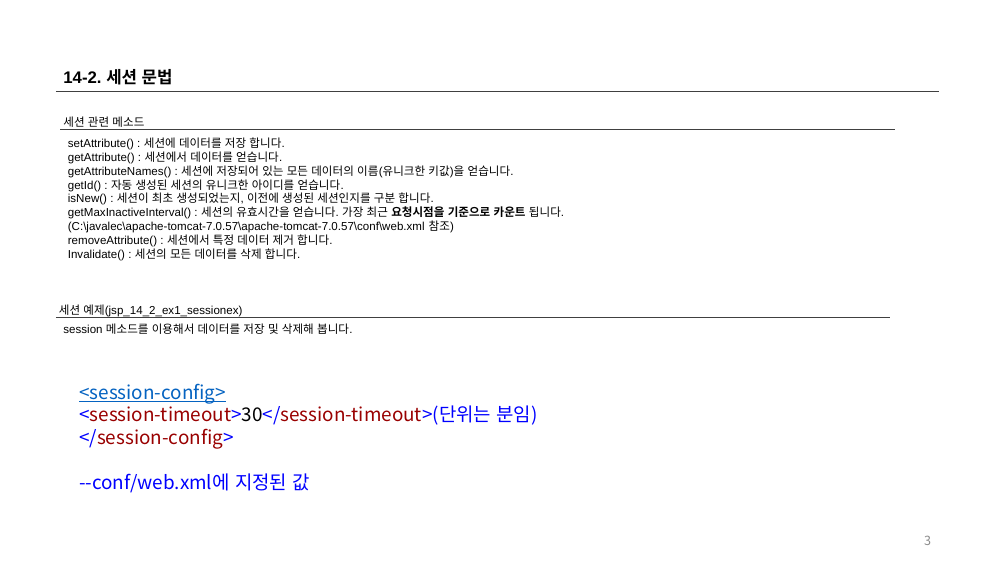
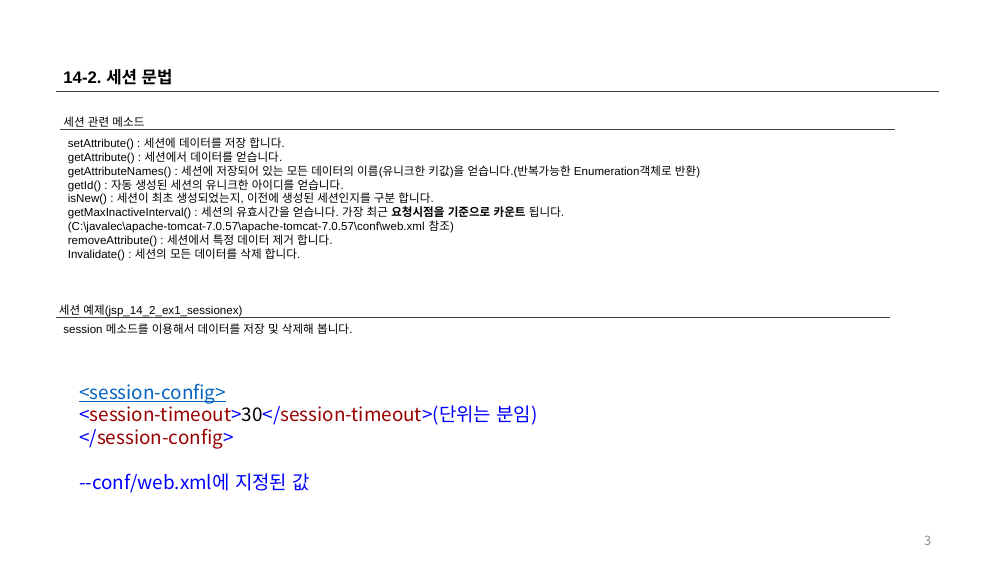
Before and after one commit to kjh8923/Study, a slide deck: slide 3 of jsp/JSP_Servlet_강의_14강_세션.pptx. Drawn at 1008x567 pixels with LibreOffice and Linux fonts; fonts in the diff are those of the drawing. Boxes give left, top, right and bottom in pixels: in the first picture for what was removed or moved away, otherwise in the second. Text is boxed around its words. In the diff, an @@ line names an element or a change of style, - is before the commit and + after.

```diff
--- a/jsp/JSP_Servlet_강의_14강_세션.pptx
+++ b/jsp/JSP_Servlet_강의_14강_세션.pptx
@@ text at [68, 165, 700, 178]: text changed @@
-getAttributeNames() : 세션에 저장되어 있는 모든 데이터의 이름(유니크한 키값)을 얻습니다.
+getAttributeNames() : 세션에 저장되어 있는 모든 데이터의 이름(유니크한 키값)을 얻습니다.(반복가능한 Enumeration객체로 반환)
```
Also in this commit, not shown: 1 other slide changed, 29 other files.
